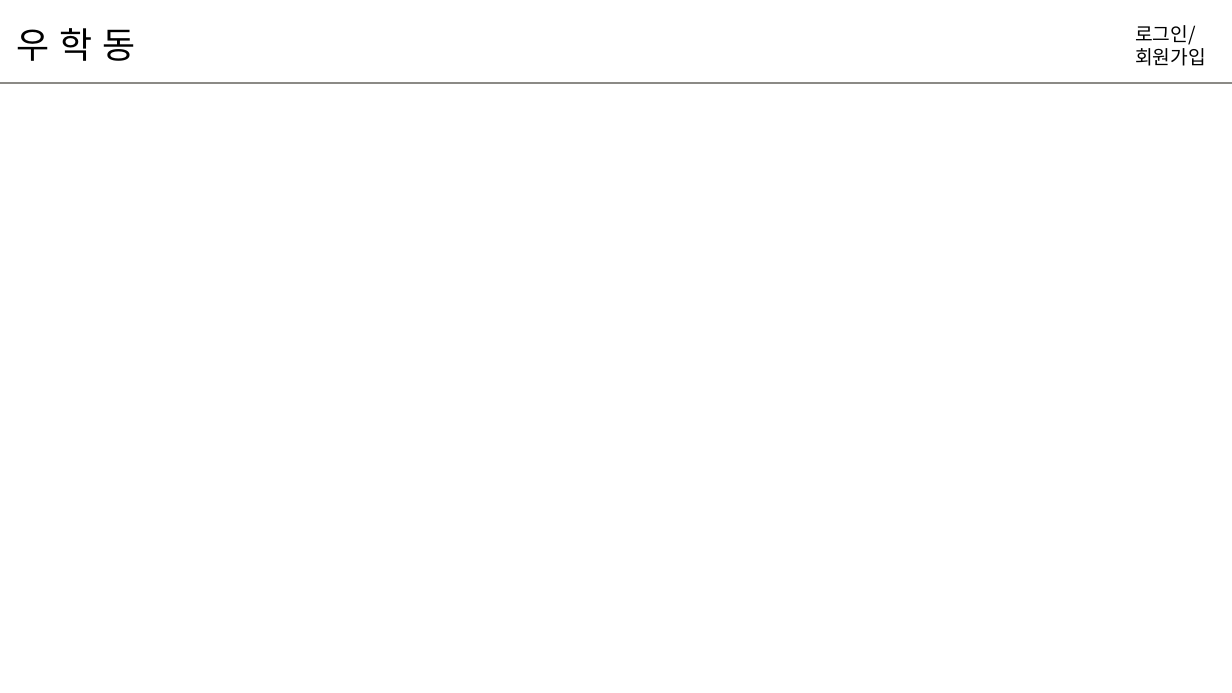
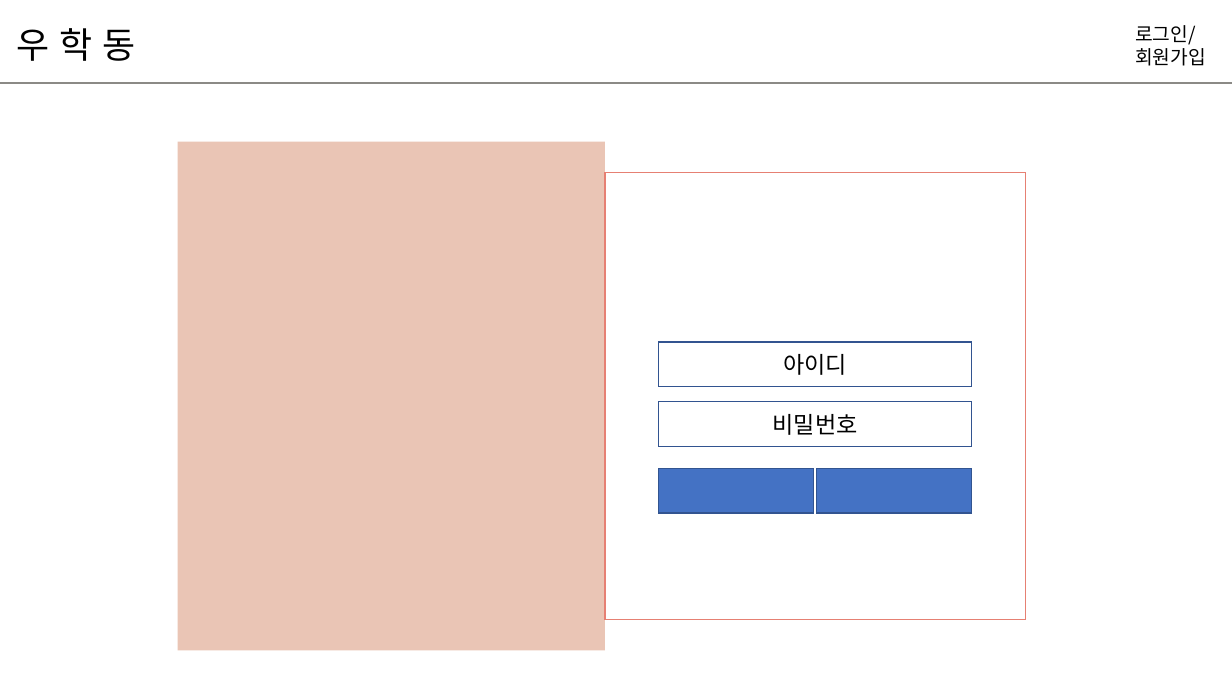
Before and after one commit to hyunniesss/ToyProject, a slide deck: slide 4 of document/와이어프레임/프레젠테이션1.pptx. Drawn at 1232x693 pixels with LibreOffice and Linux fonts; fonts in the diff are those of the drawing. Boxes give left, top, right and bottom in pixels: in the first picture for what was removed or moved away, otherwise in the second. Text is boxed around its words. In the diff, an @@ line names an element or a change of style, - is before the commit and + after.

```diff
--- a/document/와이어프레임/프레젠테이션1.pptx
+++ b/document/와이어프레임/프레젠테이션1.pptx
@@ rectangle added at box(177, 141, 604, 650), fill #EAC5B5 @@
@@ rectangle added at box(605, 172, 1026, 619), fill #FFFFFF, outline #E68073 1 pt @@
@@ rectangle added at box(659, 342, 972, 386), outline #325491 1 pt, 18 pt, text #000000 @@
+아이디
@@ rectangle added at box(659, 402, 972, 446), fill #FFFFFF, outline #325491 1 pt, 18 pt, text #000000 @@
+비밀번호
@@ rectangle added at box(659, 469, 814, 513), fill #4472C4, outline #325491 1 pt @@
@@ rectangle added at box(817, 469, 972, 513), fill #4472C4, outline #325491 1 pt @@
```
Also in this commit, not shown: 2 other files.
